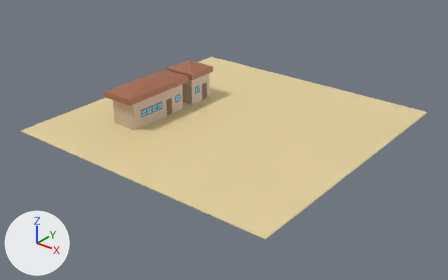
Before and after pictures for a commit that changed the glTF model Objects/Level_1/Level_1.gltf.
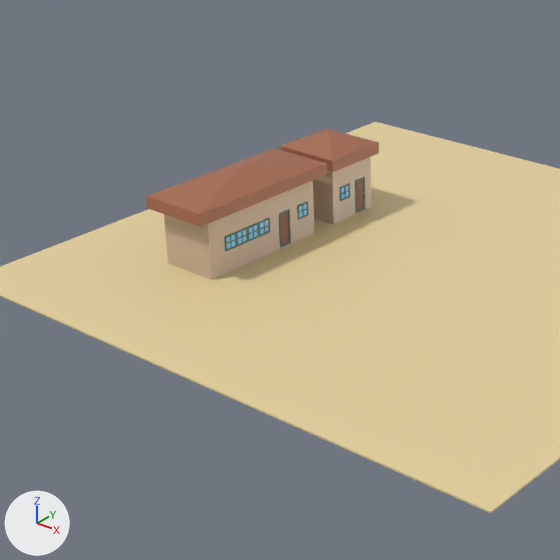
Each version is shown whole from a camera (50 mm lens) standing at (58.3, -51.8, 35.1) and looking at (10.7, 7.7, -1.8), then close up on the part from 8% to 66% of the width and 0% to 93% of the height. Arrows for +X, +Y and +Z are at lower left; the lights stay in place. Where no turn or scale is listed for an object, it has been applied to the vertices.

Names of what the first close-up shows: 'Base.001', 'Base.002', 'DoorFrame.002', 'Floor', 'Roof.001', 'Roof.002'.
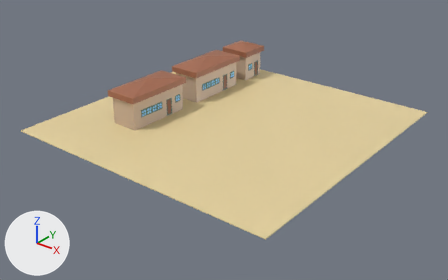
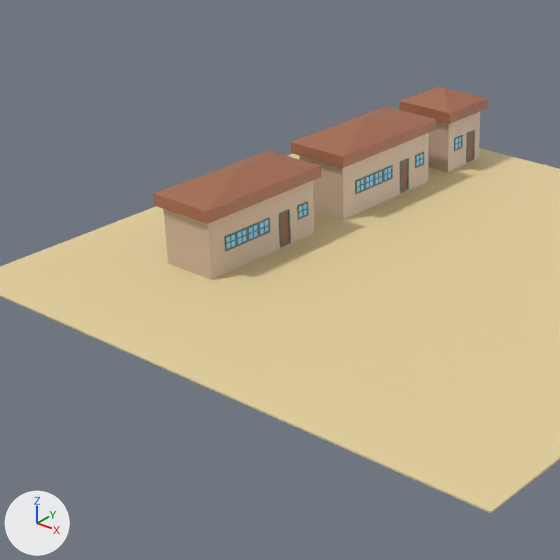
What differs and where, as boxes [x1, y1, x2, y2] in the close-ups (560 x 560 px):
'Roof.001', rescaled (7% narrower, 7% shorter)
    before: [146, 148, 327, 227]
    after: [153, 151, 321, 224]
'Base.002', moved, rescaled
    before: [313, 157, 371, 224]
    after: [299, 133, 429, 220]
'Roof.002', moved, rescaled (47% wider, 38% taller)
    before: [280, 128, 379, 172]
    after: [290, 107, 436, 168]
'Roof.003', added (brown)
    after: [399, 87, 488, 124]
'Base.003', added
    after: [428, 112, 480, 172]
'Door.002', moved, rescaled
    before: [357, 180, 364, 211]
    after: [401, 160, 408, 191]
'DoorFrame.002', moved, rescaled (9% narrower)
    before: [355, 177, 365, 213]
    after: [400, 158, 409, 193]
'WindowFrame.002', moved, rescaled
    before: [340, 183, 350, 201]
    after: [355, 177, 365, 194]
'Door.003', added
    after: [468, 132, 474, 161]
'DoorFrame.003', added
    after: [466, 130, 475, 163]
'WindowGlass.002', moved, rescaled
    before: [341, 186, 349, 199]
    after: [357, 179, 364, 192]
'WindowFrame.008', added
    after: [365, 173, 375, 190]
'WindowFrame.009', added
    after: [374, 169, 384, 186]
'WindowFrame.010', added
    after: [384, 165, 393, 182]
'WindowFrame.007', added
    after: [454, 135, 463, 151]
'WindowFrame.011', added
    after: [415, 152, 424, 168]
'WindowGlass.008', added
    after: [366, 175, 373, 188]
'WindowGlass.010', added
    after: [385, 168, 391, 180]
'WindowGlass.011', added
    after: [417, 154, 423, 166]

Patch to the scene script:
```diff
--- a/Objects/Level_1/Level_1.gltf.py
+++ b/Objects/Level_1/Level_1.gltf.py
@@ me_windowglass_003 @@
+me_windowglass_003 = me_windowglass_001.copy(); me_windowglass_003.name = 'WindowGlass.003'  # the mesh of ob_windowglass_002
@@ me_windowframe_003 @@
+me_windowframe_003 = me_windowframe_001.copy(); me_windowframe_003.name = 'WindowFrame.003'  # the mesh of ob_windowframe_002
@@ ob_roof_001 @@
 ob_roof_001.location = (0.0, 0.0, 2.2)
-ob_roof_001.scale = (1.2, 1.2, 0.2)
+ob_roof_001.scale = (1.08, 1.2, 0.2)
@@ ob_base_002 @@
 ob_base_002 = bpy.data.objects.new('Base.002', me_base_001)
-ob_base_002.location = (0.0, 13.04, 0.0)
+ob_base_002.location = (0.0, 16.85, 0.0)
 ob_base_002.rotation_euler = (0.0, 0.0, 1.571)  # degrees (0, 0, 90)
-ob_base_002.scale = (2.0, 2.0, 2.0)
+ob_base_002.scale = (4.77, 2.0, 2.0)
@@ ob_doorframe_002 @@
 ob_doorframe_002.location = (0.4, -0.978, 1.0)
-ob_doorframe_002.scale = (0.25, 0.05, 0.25)
+ob_doorframe_002.scale = (0.105, 0.05, 0.25)
@@ ob_roof_002 @@
 ob_roof_002.location = (0.0, 0.0, 2.2)
-ob_roof_002.scale = (1.2, 1.2, 0.2)
+ob_roof_002.scale = (1.08, 1.2, 0.2)
@@ ob_windowframe_007 @@
+ob_windowframe_007 = bpy.data.objects.new('WindowFrame.007', me_windowframe_002)  # 88 vertices, 176 faces; spans x -0.1..0.1, y -0.5..0.5, z -0.5..0.5; in mat_windowframemat (dark cyan #4a756e)
+ob_windowframe_007.location = (1.95, 25.28, 2.0)
@@ ob_roof_003 @@
+ob_roof_003 = bpy.data.objects.new('Roof.003', me_roof_001)
+ob_roof_003.parent = ob_base_003
+ob_roof_003.location = (0.0, 0.0, 2.2)
+ob_roof_003.scale = (1.2, 1.2, 0.2)
@@ ob_base_003 @@
+ob_base_003 = bpy.data.objects.new('Base.003', me_base_001.copy())  # the mesh of ob_base_002
+ob_base_003.location = (-0.01, 26.08, 0.0)
+ob_base_003.rotation_euler = (0.0, 0.0, 1.571)  # degrees (0, 0, 90)
+ob_base_003.scale = (2.0, 2.0, 2.0)
@@ ob_door_003 @@
+ob_door_003 = bpy.data.objects.new('Door.003', me_door_003)  # a box spanning x -0.15..-0.05, y 0.0..0.8, z 0.0..2.2; in mat_doormat (brown #8c5638)
+ob_door_003.location = (2.05, 26.48, 0.2)
@@ ob_doorframe_003 @@
+ob_doorframe_003 = bpy.data.objects.new('DoorFrame.003', me_doorframe_003)  # 16 vertices, 32 faces; spans x -0.1..0.1, y -0.5..0.5, z -1.9..0.5; in mat_doorframemat (dark cyan #4a756e)
+ob_doorframe_003.location = (1.95, 26.88, 2.0)
@@ ob_windowglass_011 @@
+ob_windowglass_011 = bpy.data.objects.new('WindowGlass.011', me_windowglass_003)
+ob_windowglass_011.parent = ob_windowframe_011
+ob_windowglass_011.location = (0.0, -0.493, 0.0)
+ob_windowglass_011.rotation_euler = (1.571, 0.0, 0.0)  # degrees (90, 0, 0)
+ob_windowglass_011.scale = (3.89, 3.89, 19.5)
@@ ob_windowframe_011 @@
+ob_windowframe_011 = bpy.data.objects.new('WindowFrame.011', me_windowframe_003)
+ob_windowframe_011.parent = ob_base_002
+ob_windowframe_011.location = (0.773, -0.978, 1.0)
+ob_windowframe_011.scale = (0.105, 0.05, 0.25)
@@ ob_windowglass_010 @@
+ob_windowglass_010 = bpy.data.objects.new('WindowGlass.010', me_windowglass_003)
+ob_windowglass_010.parent = ob_windowframe_010
+ob_windowglass_010.location = (0.0, -0.493, 0.0)
+ob_windowglass_010.rotation_euler = (1.571, 0.0, 0.0)  # degrees (90, 0, 0)
+ob_windowglass_010.scale = (3.89, 3.89, 19.5)
@@ ob_windowframe_010 @@
+ob_windowframe_010 = bpy.data.objects.new('WindowFrame.010', me_windowframe_003)
+ob_windowframe_010.parent = ob_base_002
+ob_windowframe_010.location = (0.00479, -0.978, 1.0)
+ob_windowframe_010.scale = (0.105, 0.05, 0.25)
@@ ob_windowglass_009 @@
+ob_windowglass_009 = bpy.data.objects.new('WindowGlass.009', me_windowglass_003)
+ob_windowglass_009.parent = ob_windowframe_009
+ob_windowglass_009.location = (0.0, -0.493, 0.0)
+ob_windowglass_009.rotation_euler = (1.571, 0.0, 0.0)  # degrees (90, 0, 0)
+ob_windowglass_009.scale = (3.89, 3.89, 19.5)
@@ ob_windowframe_009 @@
+ob_windowframe_009 = bpy.data.objects.new('WindowFrame.009', me_windowframe_003)
+ob_windowframe_009.parent = ob_base_002
+ob_windowframe_009.location = (-0.205, -0.978, 1.0)
+ob_windowframe_009.scale = (0.105, 0.05, 0.25)
@@ ob_windowglass_008 @@
+ob_windowglass_008 = bpy.data.objects.new('WindowGlass.008', me_windowglass_003)
+ob_windowglass_008.parent = ob_windowframe_008
+ob_windowglass_008.location = (0.0, -0.493, 0.0)
+ob_windowglass_008.rotation_euler = (1.571, 0.0, 0.0)  # degrees (90, 0, 0)
+ob_windowglass_008.scale = (3.89, 3.89, 19.5)
@@ ob_windowframe_008 @@
+ob_windowframe_008 = bpy.data.objects.new('WindowFrame.008', me_windowframe_003)
+ob_windowframe_008.parent = ob_base_002
+ob_windowframe_008.location = (-0.414, -0.978, 1.0)
+ob_windowframe_008.scale = (0.105, 0.05, 0.25)
```
